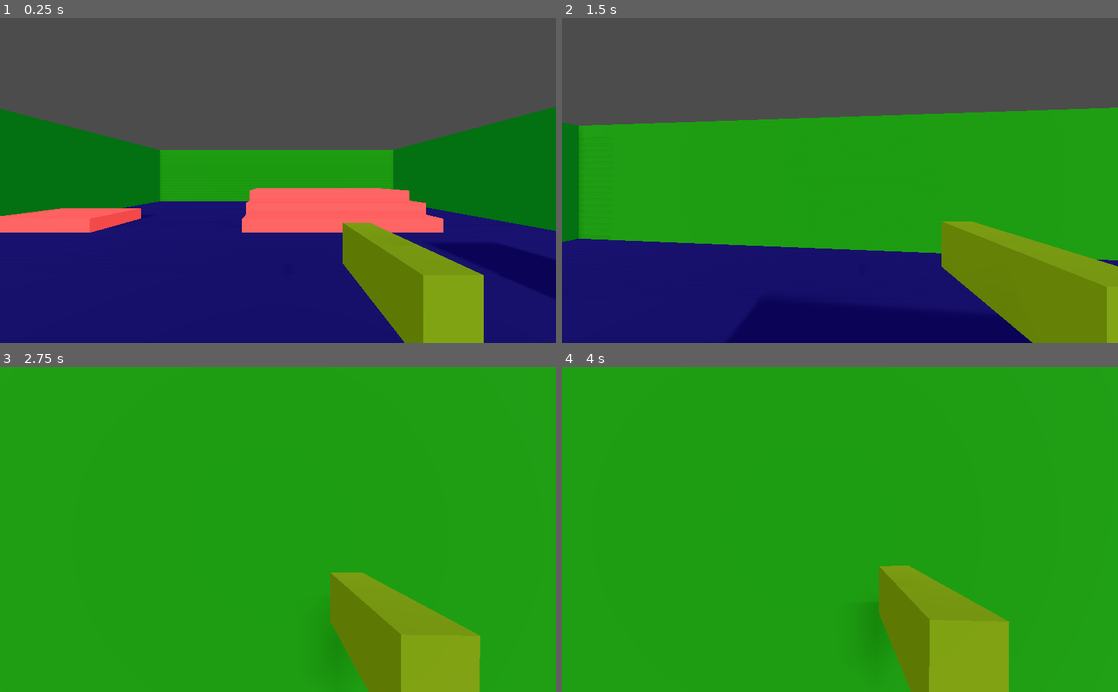
Above: before the commit, frames 1-4 (two rows, left to right).
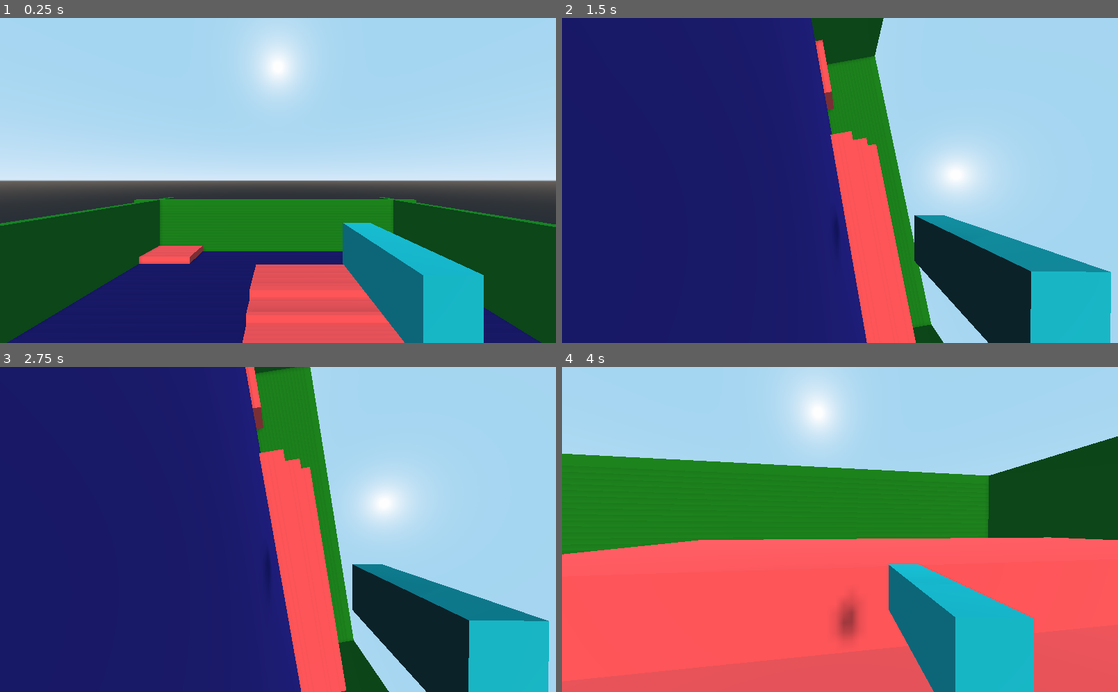
Above: after the commit, the same moments.

Repository: Btan2/Q_Move
Game: Godot game, scene res://Scene1.tscn
Two runs of this game, one before a commit and one after it. Both use one fixed random seed, a clock stepped at 60 frames per second and the inputs below.
Inputs (mouse positions are in pixels of both pictures, inside the frame that each line leads up to):
- Up to frame 1 (0.25 s): no input
- Up to frame 2 (1.5 s): move the mouse to (867, 180) at 0.52 s; hold Shift (shift, bound only after the commit) 0.53-1.28 s; hold W (move_forward) from 0.53 s (still down); tap Space (jump) at 0.77, 1.07 s; tap K at 0.8, 1.35 s; move the mouse to (812, 180) at 1.27 s
- Up to frame 3 (2.75 s): keep holding W (move_forward); tap Space (jump) at 1.52, 1.55, 1.82, 2.1 s; move the mouse to (289, 523) at 2.02 s; hold Shift (shift, bound only after the commit) from 2.03 s (still down)
- Up to frame 4 (4 s): keep holding W (move_forward); move the mouse to (834, 536) at 2.77 s; release Shift (shift, bound only after the commit) at 2.78 s; tap Shift (shift, bound only after the commit) at 2.85 s; tap Space (jump) at 3.02, 3.32, 3.77, 3.8 s; tap K at 3.05 s; move the mouse to (878, 532) at 3.52 s; hold K from 3.53 s (still down)

The runs differ from the first frame. In frame 1, 90% of the frame differs, in the area x 0-100%, y 0-100%; in frame 2, 85%; in frame 3, 100%; in frame 4, 100%.

Commit message:
Added view kicks on impact from fall, ability to walk/run, is_dead button, changed the env lighting a bit

Diff:
--- a/Scene1.tscn
+++ b/Scene1.tscn
@@ -9,7 +9,7 @@
 [sub_resource type="CubeMesh" id=2]
 
 [sub_resource type="SpatialMaterial" id=3]
-albedo_color = Color( 0.368627, 0.47451, 0, 1 )
+albedo_color = Color( 0, 0.647059, 0.678431, 1 )
 
 [sub_resource type="CubeMesh" id=4]
 
@@ -36,13 +36,17 @@
 [sub_resource type="SpatialMaterial" id=12]
 albedo_color = Color( 0, 0.466667, 0.627451, 1 )
 
+[sub_resource type="ProceduralSky" id=14]
+
 [sub_resource type="Environment" id=13]
+background_mode = 2
+background_sky = SubResource( 14 )
 ambient_light_color = Color( 1, 1, 1, 1 )
 
 [node name="Spatial" type="Spatial"]
 
 [node name="Player" type="KinematicBody" parent="."]
-transform = Transform( 1, 0, 0, 0, 1, 0, 0, 0, 1, 0, 7.3814, 0 )
+transform = Transform( 1, 0, 0, 0, 1, 0, 0, 0, 1, 0, 21.1815, 0 )
 script = ExtResource( 1 )
 
 [node name="CollisionShape" type="CollisionShape" parent="Player"]
@@ -83,6 +87,26 @@
 [node name="CollisionShape" type="CollisionShape" parent="MeshInstance2/StaticBody"]
 shape = SubResource( 9 )
 
+[node name="MeshInstance12" type="MeshInstance" parent="."]
+transform = Transform( 5.2525, 2.82967, 0, -8.08814, 1.83761, 0, 0, 0, 24.8525, -32.8352, 3.20022, 22.8082 )
+mesh = SubResource( 7 )
+material/0 = SubResource( 8 )
+
+[node name="StaticBody" type="StaticBody" parent="MeshInstance12"]
+
+[node name="CollisionShape" type="CollisionShape" parent="MeshInstance12/StaticBody"]
+shape = SubResource( 9 )
+
+[node name="MeshInstance13" type="MeshInstance" parent="."]
+transform = Transform( -2.99079e-07, -1.61123e-07, 20.7511, -8.08814, 1.83761, 0, -5.2525, -2.82967, -6.96322e-07, -12.6177, 3.20022, 44.7714 )
+mesh = SubResource( 7 )
+material/0 = SubResource( 8 )
+
+[node name="StaticBody" type="StaticBody" parent="MeshInstance13"]
+
+[node name="CollisionShape" type="CollisionShape" parent="MeshInstance13/StaticBody"]
+shape = SubResource( 9 )
+
 [node name="MeshInstance8" type="MeshInstance" parent="."]
 transform = Transform( 11.1088, 0, 0, 0, 0.786323, 0, 0, 0, 3.37405, 7.14735, 0.966514, -21.3055 )
 mesh = SubResource( 7 )
@@ -94,7 +118,7 @@
 shape = SubResource( 9 )
 
 [node name="MeshInstance11" type="MeshInstance" parent="."]
-transform = Transform( 11.1088, 0, 0, 0, 0.786323, 0, 0, 0, 3.37405, -31.9052, 0.966514, -21.3055 )
+transform = Transform( 11.1088, 0, 0, 0, 0.786323, 0, 0, 0, 3.37405, -31.9052, 0.966514, -41.5719 )
 mesh = SubResource( 7 )
 material/0 = SubResource( 8 )
 
@@ -164,7 +188,7 @@
 shape = SubResource( 9 )
 
 [node name="MeshInstance3" type="MeshInstance" parent="."]
-transform = Transform( 1, 0, 0, 0, 8.75003, 0, 0, 0, 1, -12.4735, 7.73615, 26.9133 )
+transform = Transform( 1, 0, 0, 0, 8.75003, 0, 0, 0, 1, 11.5233, 7.73615, 26.9133 )
 mesh = SubResource( 7 )
 material/0 = SubResource( 12 )
 
--- a/pmove.gd
+++ b/pmove.gd
@@ -9,9 +9,10 @@
 """
 
 onready var collider : CollisionShape = $CollisionShape
-
-const MOVESPEED : float = 32.0       # default: 32.0
-#const MAXSPEED : float = 32.0       # default: 32.0
+onready var head : Spatial = $Head
+
+const MAXSPEED : float = 32.0        # default: 32.0
+const WALKSPEED : float = 12.0       # default: 16.0
 const STOPSPEED : float = 10.0       # default: 10.0
 const GRAVITY : float = 80.0         # default: 80.0
 const ACCELERATE : float = 10.0      # default: 10.0
@@ -19,17 +20,19 @@
 const MOVEFRICTION : float = 6.0     # default: 6.0
 const JUMPFORCE : float = 27.0       # default: 27.0
 const AIRCONTROL : float = 0.9       # default: 0.9
-#const WALKSPEED : float = 12.0      # default: 16.0
 const STEPSIZE : float = 1.8         # default: 1.8
 const MAXHANG : float = 0.2          # defualt: 0.2
 
 var deltaTime : float = 0.0
+var movespeed : float = 32.0
 var fmove : float = 0.0
+var smove : float = 0.0
 var ground_normal : Vector3 = Vector3.UP
 var hangtime : float = 0.2
+var impact_velocity : float = 0.0
 var is_dead : bool = false
 var jump_press : bool = false
-var smove : float = 0.0
+var prev_y : float = 0.0
 var velocity : Vector3 = Vector3.ZERO
 
 enum {GROUNDED, FALLING, LADDER, SWIMMING, NOCLIP}
@@ -41,14 +44,28 @@
 ===============
 """
 func _input(_event):
+
+	if Input.is_key_pressed(KEY_K):
+		is_dead = true if !is_dead else false
+
+	# Ignore inputs if dead
+	if is_dead:
+		fmove = 0.0
+		smove = 0.0
+		jump_press = false
+		return
+
 	fmove = Input.get_action_strength("move_forward") - Input.get_action_strength("move_backward")
 	smove = Input.get_action_strength("move_right") - Input.get_action_strength("move_left")
+
+	movespeed = WALKSPEED if Input.is_action_pressed("shift") else MAXSPEED
 
 	if Input.is_action_just_pressed("jump") and !jump_press:
 		jump_press = true
 	elif Input.is_action_just_released("jump"):
 		jump_press = false
 
+
 """
 ===============
 _physics_process
@@ -64,6 +81,7 @@
 		GroundMove()
 	else:
 		AirMove()
+
 
 """
 ===============
@@ -85,8 +103,27 @@
 		if ground_normal[1] < 0.7:
 			state = FALLING # Too steep!
 		else:
+			if state == FALLING:
+				CalcFallDamage()
+
 			global_transform.origin = trace[1] # Clamp to ground
+			prev_y = global_transform.origin[1]
+			impact_velocity = 0
+
 			state = GROUNDED
+
+"""
+===============
+CalcFallDamage
+===============
+"""
+func CalcFallDamage():
+	var fall_dist = int(round(abs(prev_y - global_transform.origin[1])))
+	if fall_dist >= 20 && impact_velocity >= 45:
+		head.ParseDamage(Vector3.ONE * float(impact_velocity / 6))
+	else:
+		if fall_dist >= 8:
+			head.ParseDamage(Vector3.ONE * float(impact_velocity / 8))
 
 """
 ===============
@@ -123,11 +160,13 @@
 func GroundMove():
 	var wishdir = transform.basis.x.slide(ground_normal) * smove + -transform.basis.z.slide(ground_normal) * fmove
 	wishdir = wishdir.normalized()
-	GroundAccelerate(wishdir, MOVESPEED)
+	GroundAccelerate(wishdir, movespeed)
 	# warning-ignore:return_value_discarded
 	move_and_slide(velocity, ground_normal, true, 5)
 
-	#$Label.text = str(get_slide_count())
+	# Don't move up steps if dead
+	if is_dead : return
+
 	for i in range(get_slide_count()):
 		if get_slide_collision(i).normal[1] < 0.7:
 			StepMove(global_transform.origin)
@@ -138,8 +177,11 @@
 ===============
 """
 func GroundAccelerate(wishdir, wishspeed):
-
-	# Friction applied after move release
+	# TODO: Friction should constantly influence acceleration, it is only
+	# being applied after move release at the moment...
+	#var friction = 0.2
+	#velocity = velocity.linear_interpolate(wishdir * wishspeed, friction/10 * ACCELERATE * deltaTime)
+
 	if wishdir != Vector3.ZERO:
 		velocity = velocity.linear_interpolate(wishdir * wishspeed, ACCELERATE * deltaTime)
 	else:
@@ -152,7 +194,6 @@
 """
 ===============
 StepMove
-Check for non-steep raised ground
 ===============
 """
 func StepMove(original_pos):
@@ -175,11 +216,10 @@
 	var down = Vector3(trace[0][0], original_pos[1], trace[0][2])
 	trace = Trace.normal(trace[0], down, collider.shape, self)
 
-	# Move to trace collision position if higher than original position and not steep
+	# Move to trace collision position if step is higher than original position and not steep
 	if trace[0][1] > original_pos[1] and trace[1][1] >= 0.7:
 		global_transform.origin = trace[0]
 
-	# Slide along trace normal
 	velocity = velocity.slide(trace[1])
 
 """
@@ -190,12 +230,19 @@
 func AirMove():
 	var wishdir = transform.basis.x.slide(ground_normal) * smove + -transform.basis.z.slide(ground_normal) * fmove
 	wishdir = wishdir.normalized()
+	#wishdir[1] = 0.0
 
 	AirAccelerate(wishdir, STOPSPEED if velocity.dot(wishdir) < 0 else AIRACCELERATE)
 	if (AIRCONTROL > 0.0):
 		AirControl(wishdir)
 
 	velocity[1] -= GRAVITY * deltaTime
+
+	# Cache Y position if moving/jumping up
+	if global_transform.origin[1] >= prev_y:
+		prev_y = global_transform.origin[1]
+
+	impact_velocity = abs(int(round(velocity[1])))
 
 	var collision = move_and_collide(velocity * deltaTime)
 	if collision:
@@ -212,10 +259,10 @@
 	var currentspeed : float
 
 	currentspeed = velocity.dot(wishdir)
-	addspeed = MOVESPEED - currentspeed
+	addspeed = movespeed - currentspeed
 	if addspeed <= 0.0: return
 
-	accelspeed = accel * deltaTime * MOVESPEED
+	accelspeed = accel * deltaTime * movespeed
 	if accelspeed > addspeed: accelspeed = addspeed
 
 	velocity[0] += accelspeed * wishdir[0]
--- a/project.godot
+++ b/project.godot
@@ -45,6 +45,11 @@
 "events": [ Object(InputEventKey,"resource_local_to_scene":false,"resource_name":"","device":0,"alt":false,"shift":false,"control":false,"meta":false,"command":false,"pressed":false,"scancode":32,"unicode":0,"echo":false,"script":null)
  ]
 }
+shift={
+"deadzone": 0.5,
+"events": [ Object(InputEventKey,"resource_local_to_scene":false,"resource_name":"","device":0,"alt":false,"shift":false,"control":false,"meta":false,"command":false,"pressed":false,"scancode":16777237,"unicode":0,"echo":false,"script":null)
+ ]
+}
 
 [physics]
 
--- a/view.gd
+++ b/view.gd
@@ -5,12 +5,12 @@
 
 - Controls the player view and view-model (i.e their weapon)
 - Uses modified functions from Quake source code for weapon-bob, head-bob and so on.
-"""
-
-onready var player : KinematicBody = get_parent()
-onready var camera : Camera = $Camera
-onready var viewmodel : Spatial = $Camera/ViewModel
-onready var viewmodel_origin : Vector3 = viewmodel.transform.origin
+- Lots of vars, so you might want to hard code some values before building
+"""
+onready var camera = $Camera
+onready var viewmodel = $Camera/ViewModel
+onready var viewmodel_origin = viewmodel.transform.origin
+onready var player = get_parent()
 
 var bobtimes = [0,0,0]
 var Q_bobtime : float = 0.0
@@ -29,7 +29,7 @@
 var mouse_move : Vector2 = Vector2.ZERO
 var moved : bool  = false
 var mouse_rotation_x : float = 0.0
-var newbob : bool = false # Use more modern head-bobbing otherwise uses Quake-style head-bobbing
+var newbob : bool = false
 var oldy : float = 0.0
 var swayPos : Vector3 = Vector3.ZERO
 var swayRoll : Vector3 = Vector3.ZERO
@@ -38,48 +38,48 @@
 var v_dmg_pitch : float = 0.0
 
 #Bob
-const cl_bob : float = 0.01             # default: 0.01
-const cl_bobup : float = 0.5            # default: 0.5
-const cl_bobcycle : float = 0.8         # default: 0.8
-const ql_bob : float = 0.012             # default: 0.012
-const ql_bobup : float = 0.5            # default: 0.5
-const ql_bobcycle : float = 0.6         # default: 0.6
+var cl_bob : float = 0.01             # default: 0.01
+var cl_bobup : float = 0.5            # default: 0.5
+var cl_bobcycle : float = 0.8         # default: 0.8
+var ql_bob : float = 0.012             # default: 0.012
+var ql_bobup : float = 0.5            # default: 0.5
+var ql_bobcycle : float = 0.6         # default: 0.6
 
 #Roll
-const rollangles : float = 7.0          # default: 15.0
-const rollspeed : float = 300.0         # default: 300.0
-const tiltextra : float = 2.0           # default: 2.0
+var rollangles : float = 7.0          # default: 15.0
+var rollspeed : float = 300.0         # default: 300.0
+var tiltextra : float = 2.0           # default: 2.0
 
 #Viewmodel Sway
-const swayPos_offset : float = 0.12     # default: 0.12
-const swayPos_max : float = 0.5        # default: 0.1
-const swayPos_speed : float = 7.0       # default: 9.0
-const swayRoll_angle : float = 2.0      # default: 5.0   (old default: Vector3(5.0, 5.0, 2.0))
-const swayRoll_max : float = 10.0       # default: 15.0  (old default: Vector3(12.0, 12.0, 4.0))
-const swayRoll_speed : float = 2.0     # default: 10.0
+var swayPos_offset : float = 0.12     # default: 0.12
+var swayPos_max : float = 0.5        # default: 0.1
+var swayPos_speed : float = 7.0       # default: 9.0
+var swayRoll_angle : float = 2.0      # default: 5.0   (old default: Vector3(5.0, 5.0, 2.0))
+var swayRoll_max : float = 10.0       # default: 15.0  (old default: Vector3(12.0, 12.0, 4.0))
+var swayRoll_speed : float = 2.0     # default: 10.0
 
 #View Idle
-const idlescale : float= 1.6            # default: 1.6
-const iyaw_cycle : float = 1.5          # default: 1.5
-const iroll_cycle : float = 1.0         # default: 1.0
-const ipitch_cycle : float = 2.0        # default: 2.0
-const iyaw_level : float = 0.1          # default: 0.1
-const iroll_level : float = 0.2         # default: 0.2
-const ipitch_level : float = 0.15       # default: 0.15
+var idlescale : float= 1.6            # default: 1.6
+var iyaw_cycle : float = 1.5          # default: 1.5
+var iroll_cycle : float = 1.0         # default: 1.0
+var ipitch_cycle : float = 2.0        # default: 2.0
+var iyaw_level : float = 0.1          # default: 0.1
+var iroll_level : float = 0.2         # default: 0.2
+var ipitch_level : float = 0.15       # default: 0.15
 
 # Viewmodel Idle
-const idlePos_scale = 0.1                         #default: 0.1
-const idleRot_scale = 0.5                         #default: 0.5
-const idlePos_cycle = Vector3(2.0, 4.0, 0)        #default: Vector3(2.0, 4.0, 0)
-const idlePos_level = Vector3(0.02, 0.045, 0)     #default: Vector3(0.02, 0.045, 0)
-const idleRot_cycle = Vector3(1.0, 0.5, 1.25)     #default: Vector3(1.0, 0.5, 1.25)
-const idleRot_level = Vector3(-1.5, 2, 1.5)       #default: Vector3(-1.5, 2, 1.5)
+var idlePos_scale = 0.1                         #default: 0.1
+var idleRot_scale = 0.5                         #default: 0.5
+var idlePos_cycle = Vector3(2.0, 4.0, 0)        #default: Vector3(2.0, 4.0, 0)
+var idlePos_level = Vector3(0.02, 0.045, 0)     #default: Vector3(0.02, 0.045, 0)
+var idleRot_cycle = Vector3(1.0, 0.5, 1.25)     #default: Vector3(1.0, 0.5, 1.25)
+var idleRot_level = Vector3(-1.5, 2, 1.5)       #default: Vector3(-1.5, 2, 1.5)
+
+var mouse_sensitivity : float = 0.1
 
 const kick_time : float = 0.5           # default: 0.5
 const kick_amount : float = 0.6         # default: 0.6
 const y_offset : float = 1.25           # default: 1.0
-const sway_sensitivity : float = 0.01   # default: 0.01
-const mouse_sensitivity : float = 0.1
 
 enum { VB_COS, VB_SIN, VB_COS2, VB_SIN2 }
 const bob_mode = VB_SIN
@@ -121,45 +121,50 @@
 func _physics_process(delta):
 	deltaTime = delta
 
+	# Player can still look around if dead
+	camera.rotation_degrees = Vector3(mouse_rotation_x, 0, 0)
+
 	if player.is_dead:
 		camera.rotation_degrees.z = 80
 		transform.origin = Vector3(0, -1.6, 0)
 		return
 
-	# Need to establish point of origin before applying transforms
+	# Set points of origin
 	transform.origin = Vector3(0, y_offset, 0)
-	camera.rotation_degrees = Vector3(mouse_rotation_x, 0, 0)
 	viewmodel.transform.origin = viewmodel_origin
 	viewmodel.rotation_degrees = Vector3.ZERO
 
-	ViewRoll()
+	VelocityRoll()
 	ViewModelSway()
 
 	if player.velocity == Vector3.ZERO:
 		bobtimes = [0,0,0]
 		Q_bobtime = 0.0
+
 		AddIdle()
 		ViewIdle()
 		ViewModelIdle()
 	else:
 		idletime = 0.0
+
 		AddBob()
 		if newbob:
-			ViewBob1()
+			ViewBobNew()
 		else:
-			ViewBob2()
+			ViewBob()
 		ViewModelBob()
 
 	# Smooth out stair step ups
-	if player.state == 0 and player.global_transform.origin[1] - oldy > 0:
+	var current = player.global_transform.origin[1]
+	if player.state == 0 and current - oldy > 0:
 		oldy += delta * 15.0
-		if oldy > player.global_transform.origin[1]:
-			oldy = player.global_transform.origin[1]
-		if player.global_transform.origin[1] - oldy > 1.2:
-			oldy = player.global_transform.origin[1] - 1.2
-		transform.origin[1] += oldy - player.global_transform.origin[1]
+		if oldy > current:
+			oldy = current
+		if current - oldy > 1.2:
+			oldy = current - 1.2
+		transform.origin[1] += oldy - current
 	else:
-		oldy = player.global_transform.origin[1]
+		oldy = current
 
 	# Apply damage/fall kicks
 	if v_dmg_time > 0.0:
@@ -180,6 +185,8 @@
 	if !moved:
 		mouse_move = mouse_move.linear_interpolate(Vector2.ZERO, 1 * deltaTime)
 
+	moved = false
+
 	var pos = Vector3.ZERO
 	pos.x = clamp(-mouse_move.x * swayPos_offset, -swayPos_max, swayPos_max)
 	pos.y = clamp(mouse_move.y * swayPos_offset, -swayPos_max, swayPos_max)
@@ -193,14 +200,12 @@
 	viewmodel.transform.origin += swayPos
 	viewmodel.rotation_degrees += swayRoll
 
-	moved = false
-
-"""
-===============
-ViewRoll
-===============
-"""
-func ViewRoll():
+"""
+===============
+VelocityRoll
+===============
+"""
+func VelocityRoll():
 	var side = CalcRoll(player.velocity, rollangles, rollspeed) * 4;
 	camera.rotation_degrees.z += side
 	viewmodel.rotation_degrees.z = side * tiltextra
@@ -211,7 +216,7 @@
 Roll angle left/right based on velocity
 ===============
 """
-func CalcRoll (velocity, rollangle, rollspeed):
+func CalcRoll (velocity, angle, speed):
 	var _sign : float
 	var side : float
 
@@ -219,15 +224,16 @@
 	_sign = -1 if side < 0 else 1
 	side = abs(side)
 
-	if (side < rollspeed):
-		side = side * rollangle / rollspeed;
+	if (side < speed):
+		side = side * angle / speed;
 	else:
-		side = rollangle;
+		side = angle;
 	return side * _sign
 
 """
 ==============
 AddIdle
+Calculate idle sinewaves
 ==============
 """
 func AddIdle():
@@ -259,7 +265,6 @@
 """
 ===============
 AddBob
-Set bob sinewaves
 ===============
 """
 func AddBob():
@@ -270,6 +275,7 @@
 """
 ===============
 ViewModelBob
+Bob view model on xyz axes
 ===============
 """
 func ViewModelBob():
@@ -280,22 +286,22 @@
 
 """
 ===============
-ViewBob1
-More modern head bobbing
-===============
-"""
-func ViewBob1():
+ViewBobNew
+More modern head bob
+===============
+"""
+func ViewBobNew():
 	camera.rotation_degrees.z += bobRight * 0.8
 	camera.rotation_degrees.y -= bobUp * 0.8
 	camera.rotation_degrees.x += bobRight * 1.2
 
 """
 ===============
-ViewBob2
-Quake head bob
-===============
-"""
-func ViewBob2():
+ViewBob
+Original Quake bob
+===============
+"""
+func ViewBob():
 	transform.origin[1] += Q_CalcBob()
 
 """
@@ -389,7 +395,7 @@
 	shaketime += deltaTime
 
 	easing = clamp(easing, 0, 2)
-	if easing == 0: # No shake easing, stops suddenly
+	if easing == 0: # No shake easing
 		s_scale = 1.0
 	elif easing == 1: # Ease off scaling towards the end of the shake
 		var diff = shakelength - shaketime
Not shown: 1 places in Scene1.tscn that only renumber resources
